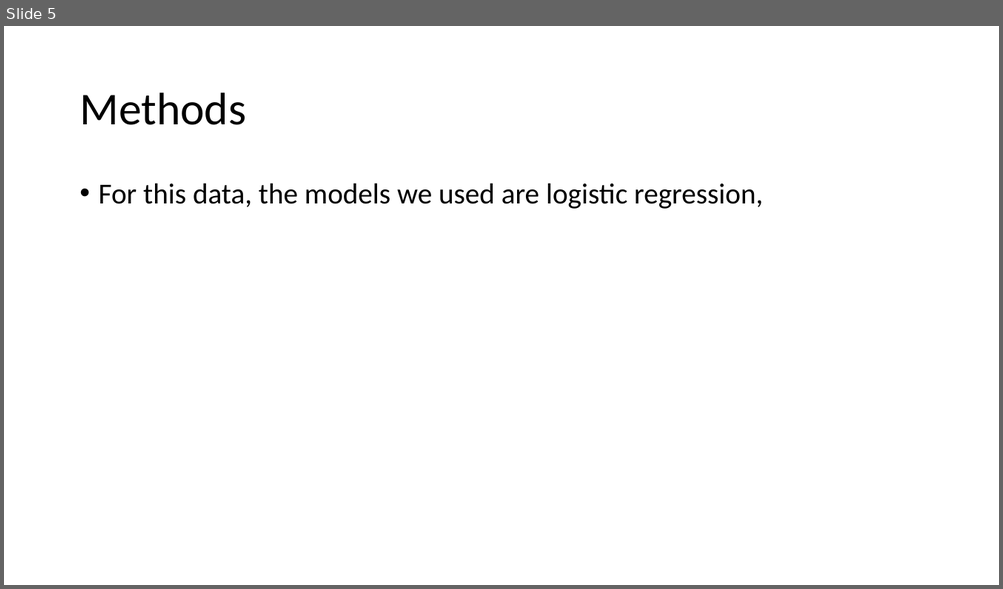
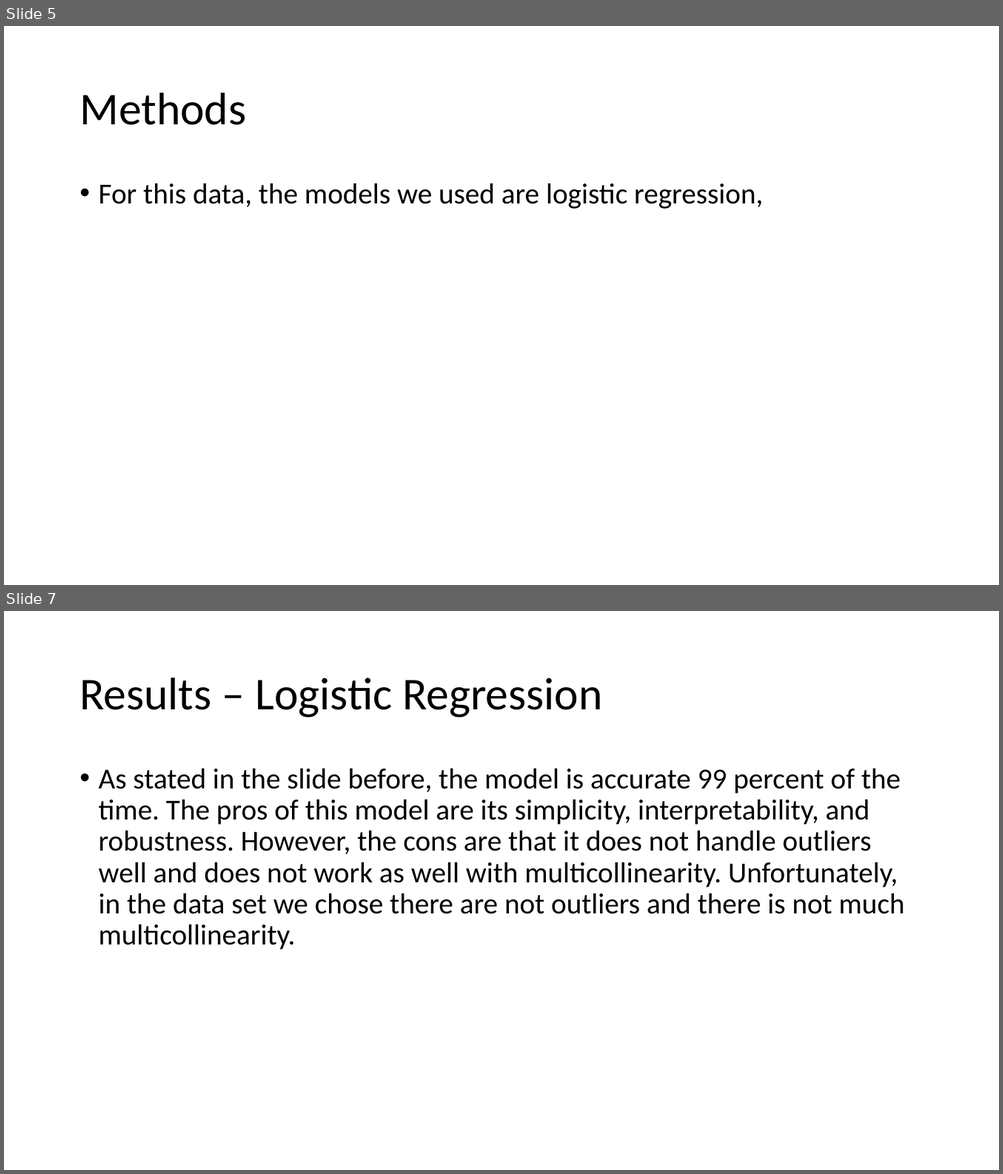
Before and after one commit to Patricker75/Data-Science-Project, a slide deck: Presentation.pptx. Shown one above the other, each under a label of ours: slide 5 before the commit, slides 5 and 7 after it; the slides between them are not shown. The pictures are 1003x589 and 1003x1174 pixels, drawn with LibreOffice and Linux fonts; fonts in the diff are those of the drawing. Boxes give left, top, right and bottom in pixels: in the first picture for what was removed or moved away, otherwise in the second. Text is boxed around its words. In the diff, an @@ line names an element or a change of style, - is before the commit and + after.

```diff
--- a/Presentation.pptx
+++ b/Presentation.pptx
@@ slide 7 added at [4, 611, 999, 1170], background #FFFFFF @@
@@ title added at [79, 678, 602, 718], 44 pt, text #000000 @@
+Results – Logistic Regression
@@ text added at [99, 768, 905, 950], 28 pt, text #000000 @@
+• As stated in the slide before, the model is accurate 99 percent of the time. The pros of this model are its simplicity, interpretability, and robustness. However, the cons are that it does not handle outliers well and does not work as well with multicollinearity. Unfortunately, in the data set we chose there are not outliers and there is not much multicollinearity.
```
Also in this commit, not shown: 1 slide changed.
